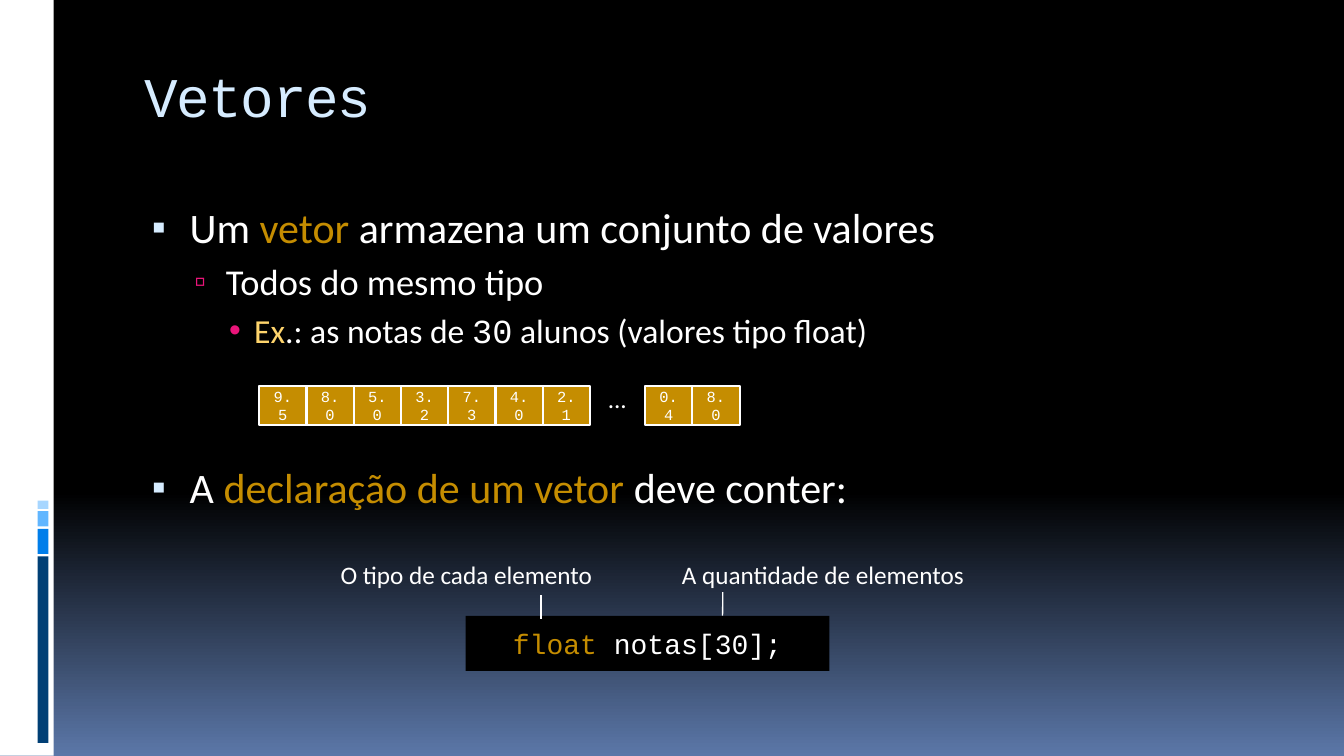
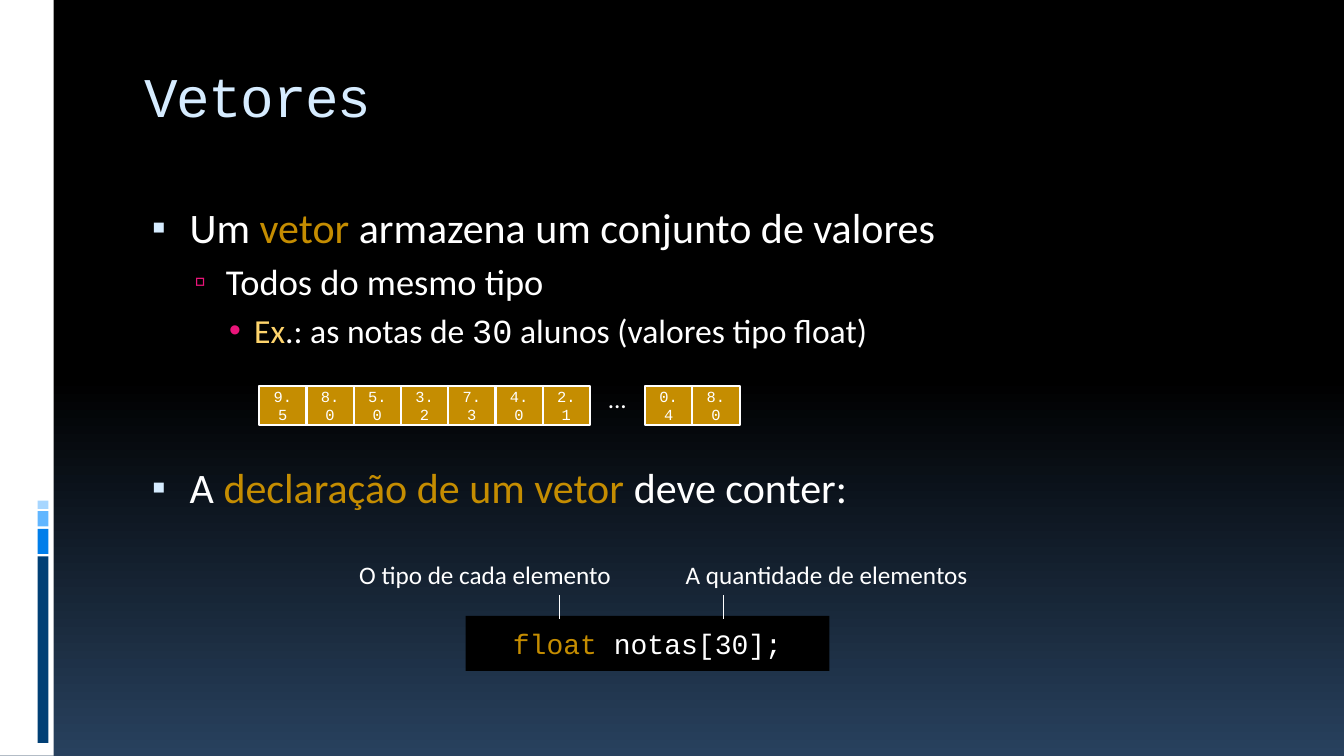
Before and after one commit to JudsonSS/ProgComp, a slide deck: slide 4 of Slides/25. Funções com Vetores.pptx (slide 3 before the commit). Drawn at 1344x756 pixels with LibreOffice and Linux fonts; fonts in the diff are those of the drawing. Boxes give left, top, right and bottom in pixels: in the first picture for what was removed or moved away, otherwise in the second. Text is boxed around its words. In the diff, an @@ line names an element or a change of style, - is before the commit and + after.

```diff
--- a/Slides/25. Funções com Vetores.pptx
+++ b/Slides/25. Funções com Vetores.pptx
@@ background gradient #000000 to #5B77A8 to gradient #000000 to #28415E @@
@@ text "O tipo de cada elemento": place and size @@
-text "O tipo de cada elemento" at (341,566,592,588)
+text "O tipo de cada elemento" at (359,566,611,588)
@@ text "A quantidade de elementos": place and size @@
-text "A quantidade de elementos" at (682,566,964,588)
+text "A quantidade de elementos" at (686,566,968,588)
@@ line moved from (541, 596) - (541, 619) to (560, 596) - (560, 619) @@
@@ line moved from (723, 592) - (723, 616) to (724, 596) - (724, 619) @@
```
Also in this commit, not shown: 28 other slides changed, 1 slide added, 5 other files.
